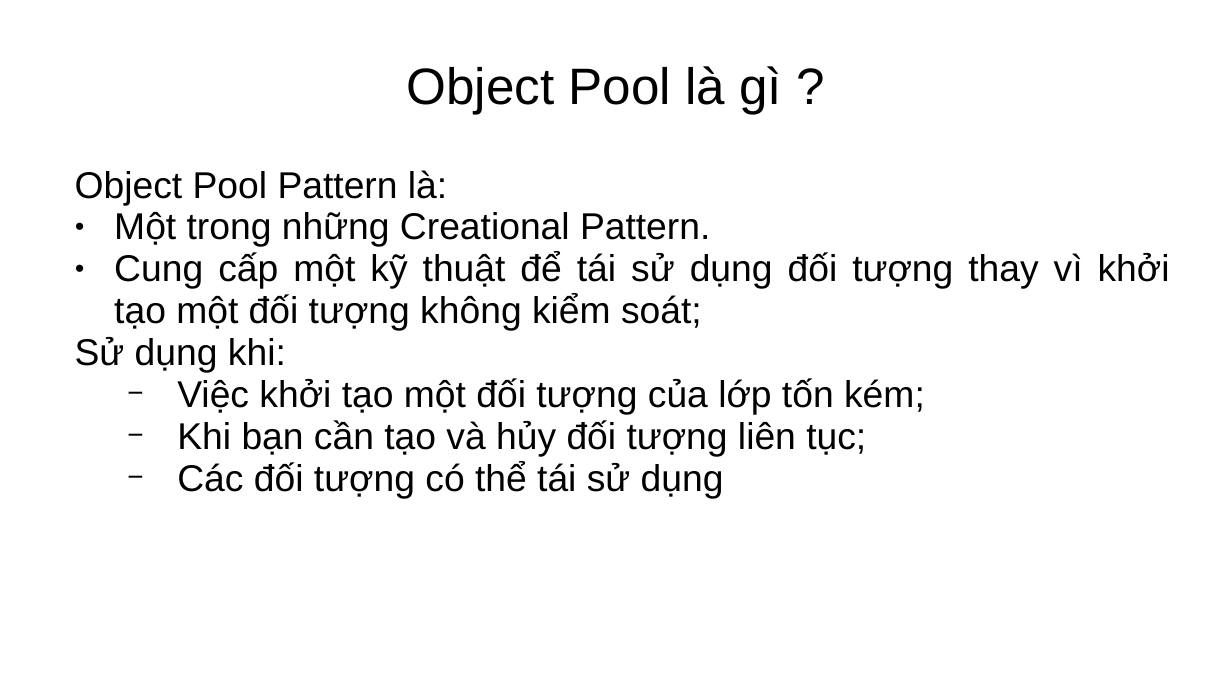
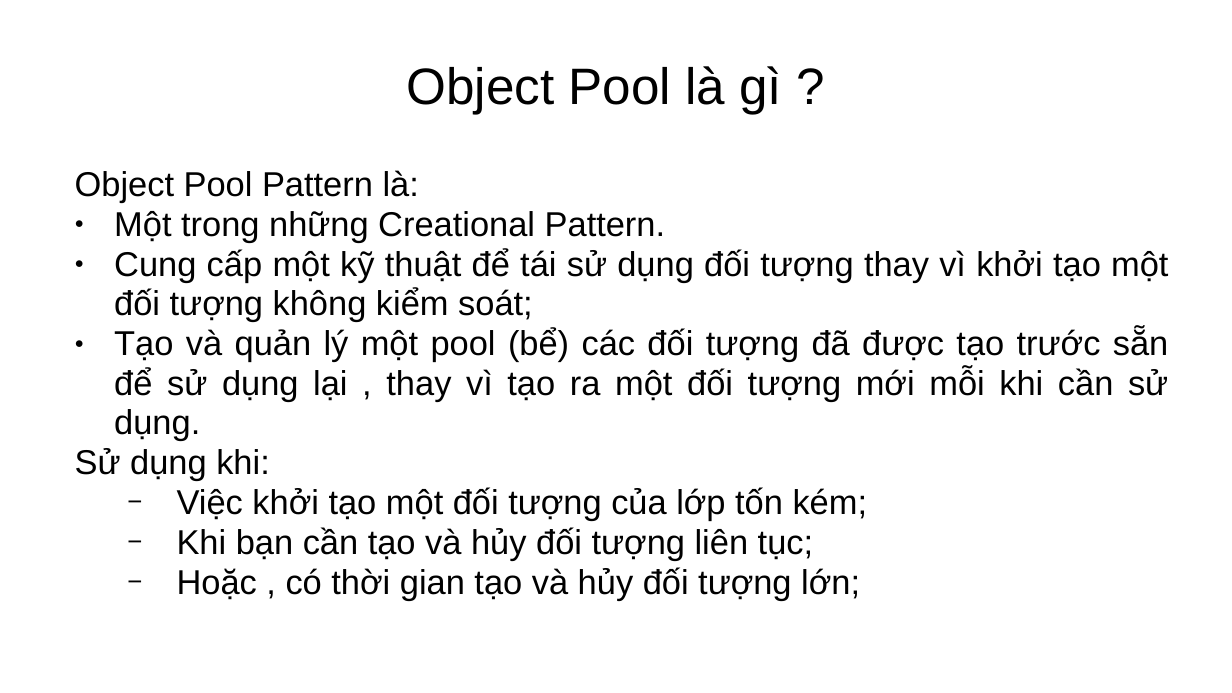
Before and after one commit to huyhai1994/MindMap, a slide deck: slide 2 of CodeGym/Module2/06052024_ObjectPool.ppt. Drawn at 1232x693 pixels with LibreOffice and Linux fonts; fonts in the diff are those of the drawing; background and template pictures are left out. Boxes give left, top, right and bottom in pixels: in the first picture for what was removed or moved away, otherwise in the second. Text is boxed around its words. In the diff, an @@ line names an element or a change of style, - is before the commit and + after.

```diff
--- a/CodeGym/Module2/06052024_ObjectPool.ppt
+++ b/CodeGym/Module2/06052024_ObjectPool.ppt
@@ text at (x1=75, y1=170, x2=1168, y2=560): size 24 to 22.2 pt in "Object Pool Pattern là:", "Một trong những Creational Pattern.", "Cung cấp một kỹ thuật để tái ...", "Sử dụng khi:" and 2 more places; line spacing 0.93 to 0.95 @@
@@ text at (x1=114, y1=328, x2=1168, y2=440): paragraph added @@
+● Tạo và quản lý một pool (bể) các đối tượng đã được tạo trước sẵn để sử dụng lại , thay vì tạo ra một đối tượng mới mỗi khi cần sử dụng.
@@ text at (x1=177, y1=567, x2=860, y2=600): text changed; size 24 to 22.2 pt @@
-  − Các đối tượng có thể tái sử dụng
+  − Hoặc , có thời gian tạo và hủy đối tượng lớn;
```
Also in this commit, not shown: 1 other slide changed, 1 slide added, 4 other files.
